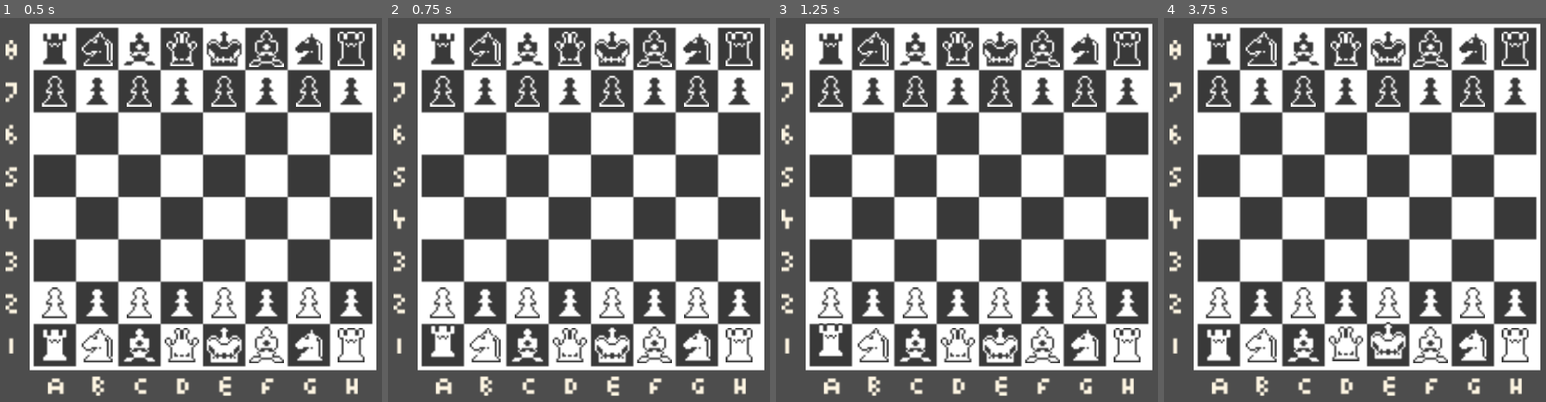
Above: before the commit, frames 1-4 (left to right).
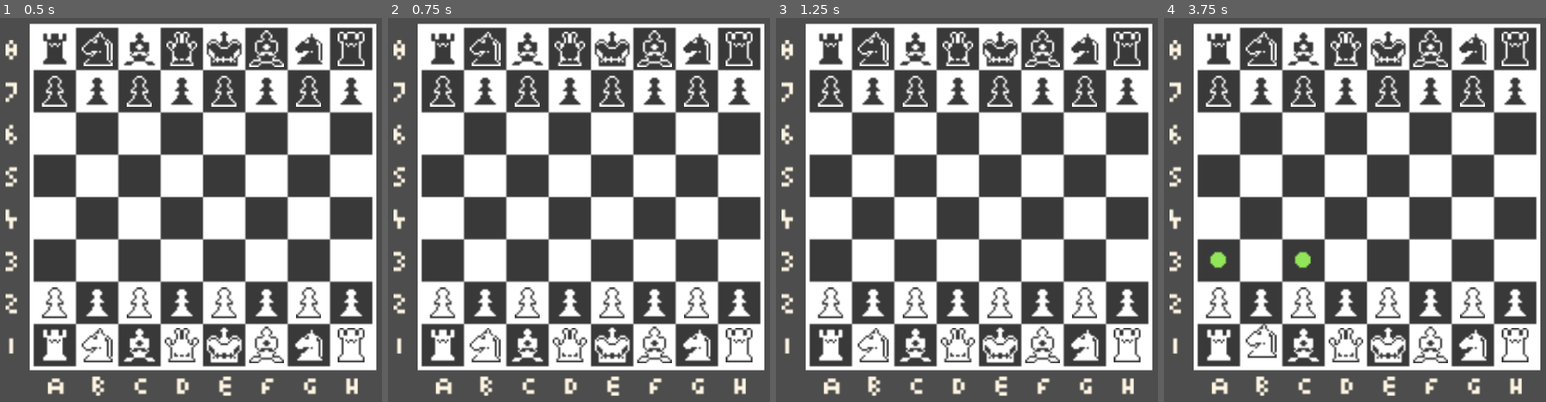
Above: after the commit, the same moments.

Repository: JIH7/chess_simulator
Game: Godot game, scene res://main.tscn
Same seed, same stepped clock (60 frames per second), same inputs: the game is played once before the commit and once after it.
Inputs (mouse positions are in pixels of both pictures, inside the frame that each line leads up to):
- Up to frame 1 (0.5 s): no input
- Up to frame 2 (0.75 s): tap Enter at 0.5 s; move the mouse to (441, 344) at 0.52 s; click (441, 344) at 0.67 s
- Up to frame 3 (1.25 s): no input
- Up to frame 4 (3.75 s): tap Space at 1.25, 2.75 s; move the mouse to (1259, 344) at 1.27 s; click (1259, 344) at 1.42 s; tap Enter at 2, 3.5 s; move the mouse to (1305, 344) at 2.02 s; click (1305, 344) at 2.17 s; move the mouse to (1347, 344) at 2.77 s; click (1347, 344) at 2.92 s; move the mouse to (1389, 344) at 3.52 s; click (1389, 344) at 3.67 s

Frame 1 is identical in both runs. In frame 2, 0.3% of the frame differs, in the area x 11-18%, y 80-90%; in frame 3, 0.3%; in frame 4, 1.6%, in the area x 12-64%, y 60-90%.

Commit message:
Started pawn pin enforcement. Locked out piece selection for pieces with no legal moves.

Diff:
--- a/project.godot
+++ b/project.godot
@@ -12,7 +12,7 @@
 
 config/name="Chess2"
 run/main_scene="res://main.tscn"
-config/features=PackedStringArray("4.3", "GL Compatibility")
+config/features=PackedStringArray("4.2", "GL Compatibility")
 config/icon="res://icon.svg"
 
 [autoload]
--- a/scripts/board.gd
+++ b/scripts/board.gd
@@ -3,7 +3,7 @@
 var grid: Array
 var squareScene: PackedScene
 
-var moveLedger: Array
+var moveLedger: Array # Stores the game sequence in algebraic notation
 
 func _ready() -> void:
 	grid = Array()
--- a/scripts/chess_piece.gd
+++ b/scripts/chess_piece.gd
@@ -24,6 +24,10 @@
 func checkMoves(position: Vector2i, board: Node2D) -> Array:
 	return Array()
 
+func hasMoves(position: Vector2i, board: Node2D) -> bool:
+	var validMoves: Array = checkMoves(position, board)
+	return (validMoves[0].size() > 0 || validMoves[1].size() > 0)
+
 func controlSquare(position: Vector2i, board: Node2D) -> Array:
 	return Array()
 
@@ -35,35 +39,39 @@
 	for y in range(-1, 2):
 		for x in range(-1, 2):
 			if x == 0 && y == 0:
-				continue
+				continue # No need for the piece to check it's own square
 
+			# checkcoords is used to check a line in each direction for a king, then reused to check a line in the opposite vector if it's found
 			var checkCoords: Vector2i = position
 			var hasTarget: bool = true
 
 			while hasTarget:
-				checkCoords += Vector2i(x, y)
+				checkCoords += Vector2i(x, y) # Increment to the next square in the current direction
 				if inBounds(checkCoords):
 					var targetPiece: ChessPiece = board.getSquare(checkCoords).getPiece()
 					if targetPiece != null:
 						hasTarget = false # Piece can only be pinned from one direction
 
 						if targetPiece.pieceAbrev == "K" && targetPiece.color == self.color:
-							checkCoords = position
+							checkCoords = position # Reset checkcoords to sweep the opposite direction of found king
 
 							while inBounds(checkCoords):
-								checkCoords -= Vector2i(x, y)
-								if !inBounds(checkCoords):
+								checkCoords -= Vector2i(x, y) # Increment next square away from king
+								if !inBounds(checkCoords): # Break loop if edge of the board is reached
 									break
 
 								targetPiece = board.getSquare(checkCoords).getPiece()
-								if targetPiece == null:
+								if targetPiece == null: # Advance if a piece has not been reached
 									continue
-								if x == 0 || y == 0:
+								elif targetPiece.color == color:
+									return Vector2i(0, 0)
+
+								if x == 0 || y == 0: # Check orthogonally for Rooks and Queens
 									if (targetPiece.pieceAbrev == "R" || targetPiece.pieceAbrev == "Q") && targetPiece.color != self.color:
-										return Vector2i(x, y)
-								else:
+										return Vector2i(-x, -y)
+								else: # Check diagonally for Bishops and Queens
 									if (targetPiece.pieceAbrev == "B" || targetPiece.pieceAbrev == "Q") && targetPiece.color != self.color:
-										return Vector2i(x, y)
+										return Vector2i(-x, -y)
 
 				else: # Exit loop at edge of board
 					hasTarget = false
--- a/scripts/pieces/pawn.gd
+++ b/scripts/pieces/pawn.gd
@@ -11,12 +11,13 @@
 
 	var x = position.x
 	var y = position.y
+	var pin: Vector2i = findPins(position, board);
 
 	# Pawns need to check moves based on color since they only move forwards
 	if color == WHITE:
 		var targetSquare = board.getSquare(Vector2i(x, y + 1))
 		# Check one square ahead
-		if targetSquare.getPiece() == null:
+		if targetSquare.getPiece() == null && pin.x == 0: # Check square ahead is open and not horizontally/diagonally pinned
 			moveTargets.append(targetSquare)
 			# Check for a valid double step move
 			if !hasMoved:
@@ -36,7 +37,7 @@
 	if color == BLACK:
 		var targetSquare = board.getSquare(Vector2i(x, y - 1))
 		# Check one square ahead
-		if targetSquare.getPiece() == null:
+		if targetSquare.getPiece() == null && pin.x == 0: # Check square ahead is open and not horizontally/diagonally pinned
 			moveTargets.append(targetSquare)
 			# Check for valid double step move
 			if !hasMoved:
--- a/scripts/square.gd
+++ b/scripts/square.gd
@@ -32,12 +32,13 @@
 	SignalBus.connect("move_here", self._move_piece)
 
 func initialize(x: int, y: int, chessBoard: Node2D) -> void:
-	# Called by board when square is instantiated
+	# Pseudo-Constructor Called by board when square is instantiated
 	coordinates = Vector2i(x, y)
 	WORLD_POS = _sprite.position
 	target_pos = _sprite.position
 	board = chessBoard
 
+	# Turn X coordinate into algebraic equivalent
 	if x == 0:
 		_algebraicCoords += "a"
 	elif x == 1:
@@ -131,7 +132,7 @@
 
 func _on_mouse_enter() -> void:
 	if !selected && _currentPiece != null:
-		if SignalBus.actionState == _currentPiece.color: # Lockout selection hover during the other player's turn and during animations
+		if SignalBus.actionState == _currentPiece.color && _currentPiece.hasMoves(coordinates, board): # Lockout selection hover during the other player's turn and during animations, or if the piece has no valid moves
 			target_pos = WORLD_POS + Vector2(0, -4)
 	isHovered = true
 
@@ -154,6 +155,10 @@
 				# Enforce turn order and prevent simultaneous moves
 				if SignalBus.actionState != _currentPiece.color:
 					return
+
+				# Disallow selection if no legal moves are available
+				if !_currentPiece.hasMoves(coordinates, board):
+					return
 				# Select piece, clear other selections, clear targets
 				SignalBus.emit_signal("clear_targets")
 				SignalBus.emit_signal("piece_selected")
@@ -164,6 +169,7 @@
 				SignalBus.emit_signal("clear_targets")
 				_reset_world_pos()
 
+# Logic for selecting the current piece
 func select():
 	selected = true
 	print(_currentPiece.findPins(coordinates, board))
